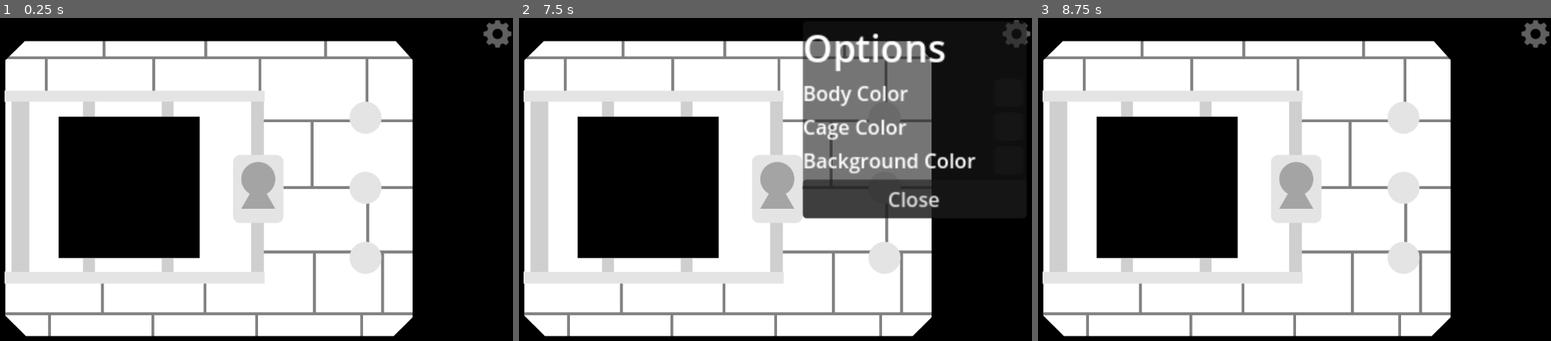
Above: before the commit, frames 1-3 (left to right).
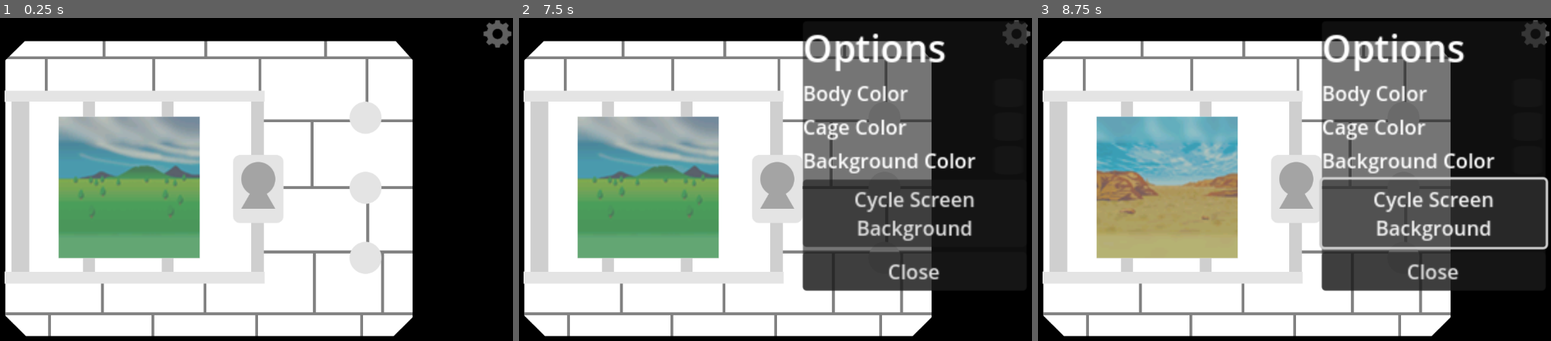
Above: after the commit, the same moments.

Repository: day-dreamxr/Digital-Monster-Online
Game: Godot game, scene res://main.tscn
The game is run twice, just before and just after one commit, with the same random seed, the same clock (stepped at 60 frames per second) and the same inputs.
Inputs (mouse positions are in pixels of both pictures, inside the frame that each line leads up to):
- Up to frame 1 (0.25 s): no input
- Up to frame 2 (7.5 s): click (883, 118) at 0.5 s; click (883, 185) at 1.25 s; click (883, 257) at 2 s; click (883, 118) at 2.75 s; click (883, 185) at 3.5 s; click (883, 257) at 4.25 s; click (883, 118) at 5 s; click (883, 185) at 5.75 s; click (883, 257) at 6.5 s; click (1016, 34) at 7.25 s
- Up to frame 3 (8.75 s): click (1433, 211) at 8 s, where only the run after the commit has a clickable "Cycle Screen Background"

The runs differ from the first frame. In frame 1, 12% of the frame differs, in the area x 11-40%, y 30-75%; in frame 2, 19%; in frame 3, 36%, in the area x 11-100%, y 0-85%.

Commit message:
Cyclable Screen Backgrounds

Diff:
--- a/main.gd
+++ b/main.gd
@@ -1,8 +1,16 @@
 extends Node
+
+const screen_bg_paths = ["res://sprites/backgrounds/grasslands.png",
+	"res://sprites/backgrounds/desert.png",
+	"res://sprites/backgrounds/forest.png",
+	"res://sprites/backgrounds/mountains.png",
+	"res://sprites/backgrounds/beach.png",
+	"res://sprites/backgrounds/office.png"]
 
 signal body_color_changed(new_value: Color)
 signal cage_color_changed(new_value: Color)
 signal background_color_changed(new_value: Color)
+signal screen_background_index_changed(new_value: int)
 
 func _ready() -> void:
 	$Digivice.modulate = SaveData.body_color
@@ -11,6 +19,7 @@
 	%CageColorPicker.color = SaveData.cage_color
 	RenderingServer.set_default_clear_color(SaveData.background_color)
 	%BackgroundColorPicker.color = SaveData.background_color
+	$ScreenBackground.texture = load(screen_bg_paths[SaveData.screen_background_index])
 
 func _on_button_pressed() -> void:
 	AudioPlayer.beep.play()
@@ -38,3 +47,11 @@
 
 func _on_close_button_pressed() -> void:
 	%Options.hide()
+
+func _on_cycle_screen_background_pressed() -> void:
+	SaveData.screen_background_index += 1
+	if SaveData.screen_background_index >= len(screen_bg_paths):
+		SaveData.screen_background_index = 0
+	$ScreenBackground.texture = load(screen_bg_paths[SaveData.screen_background_index])
+	SaveData.save_when_ready()
+	screen_background_index_changed.emit(SaveData.screen_background_index)
--- a/main.tscn
+++ b/main.tscn
@@ -7,6 +7,17 @@
 
 [node name="Main" type="Node"]
 script = ExtResource("1_0xm2m")
+
+[node name="ScreenBackground" type="TextureRect" parent="."]
+anchors_preset = -1
+anchor_left = 0.25300002
+anchor_top = 0.289
+anchor_right = 0.25300002
+anchor_bottom = 0.289
+offset_left = -1.4560242
+offset_top = -0.27200317
+offset_right = 267.54398
+offset_bottom = 268.728
 
 [node name="Digivice" type="TextureRect" parent="."]
 modulate = Color(0.5803922, 0.21960784, 0.18039216, 1)
@@ -219,6 +230,11 @@
 grow_vertical = 2
 scale = Vector2(2.9199998, 1)
 
+[node name="CycleScreenBackground" type="Button" parent="UI/Control/Options/VBoxContainer"]
+layout_mode = 2
+text = "Cycle Screen
+Background"
+
 [node name="Button" type="Button" parent="UI/Control/Options/VBoxContainer"]
 layout_mode = 2
 text = "Close"
@@ -230,4 +246,5 @@
 [connection signal="color_changed" from="UI/Control/Options/VBoxContainer/BodyColor/Control/BodyColorPicker" to="." method="_on_body_color_changed"]
 [connection signal="color_changed" from="UI/Control/Options/VBoxContainer/CageColor/Control/CageColorPicker" to="." method="_on_cage_color_changed"]
 [connection signal="color_changed" from="UI/Control/Options/VBoxContainer/BackgroundColor/Control/BackgroundColorPicker" to="." method="_on_background_color_changed"]
+[connection signal="pressed" from="UI/Control/Options/VBoxContainer/CycleScreenBackground" to="." method="_on_cycle_screen_background_pressed"]
 [connection signal="pressed" from="UI/Control/Options/VBoxContainer/Button" to="." method="_on_close_button_pressed"]
--- a/save_data.gd
+++ b/save_data.gd
@@ -15,11 +15,17 @@
 		background_color = value
 		background_color_changed.emit(background_color)
 
+var screen_background_index := int():
+	set(value):
+		screen_background_index = value
+		screen_background_index_changed.emit(value)
+
 var save_timer: Timer
 
 signal body_color_changed(new_value: Color)
 signal cage_color_changed(new_value: Color)
 signal background_color_changed(new_value: Color)
+signal screen_background_index_changed(new_value: int)
 signal saved
 
 func _ready():
@@ -47,6 +53,7 @@
 			body_color = Color(1, 1, 1, 1)
 			cage_color = Color(1, 1, 1, 1)
 			background_color = Color(0, 0, 0, 1)
+			screen_background_index = 0
 			save_preferences()
 			return OK
 		return err
@@ -56,6 +63,7 @@
 		body_color = Color.html(json.get("body_color", body_color))
 		cage_color = Color.html(json.get("cage_color", cage_color))
 		background_color = Color.html(json.get("background_color", background_color))
+		screen_background_index = json.get("screen_background_index", screen_background_index)
 	else:
 		save_preferences()
 	return OK
@@ -70,6 +78,7 @@
 		"body_color": body_color.to_html(),
 		"cage_color": cage_color.to_html(),
 		"background_color": background_color.to_html(),
+		"screen_background_index": screen_background_index,
 	}))
 	saved.emit()
 	return OK
Binary file added: sprites/backgrounds/beach.png
Not shown, added: sprites/backgrounds/beach.png.import
Binary file added: sprites/backgrounds/desert.png
Not shown, added: sprites/backgrounds/desert.png.import
Binary file added: sprites/backgrounds/forest.png
Not shown, added: sprites/backgrounds/forest.png.import
Binary file added: sprites/backgrounds/grasslands.png
Not shown, added: sprites/backgrounds/grasslands.png.import
Binary file added: sprites/backgrounds/mountains.png
Not shown, added: sprites/backgrounds/mountains.png.import
Binary file added: sprites/backgrounds/office.png
Not shown, added: sprites/backgrounds/office.png.import
